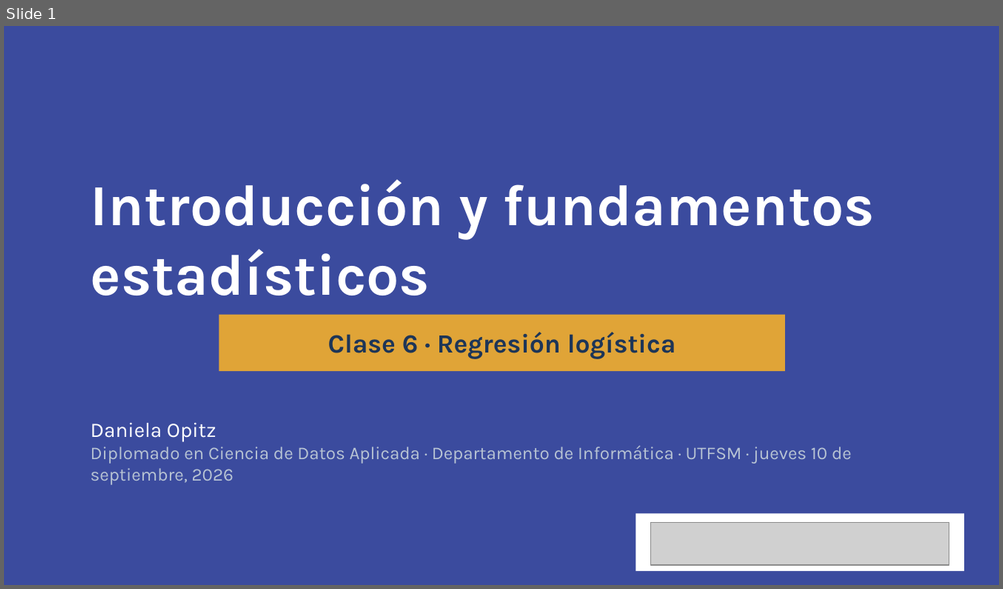
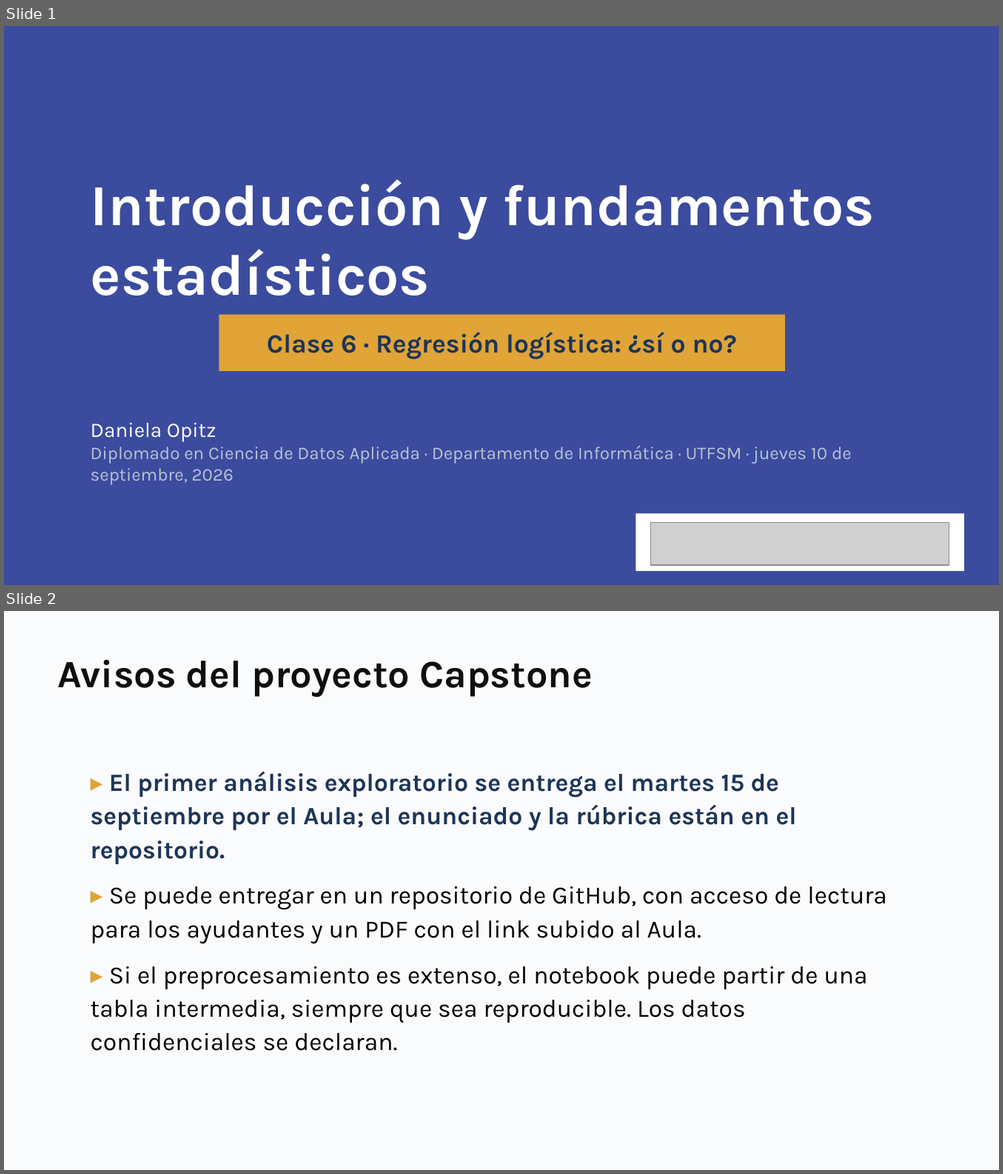
Before and after one commit to daniopitz/diplomado-cdd, a slide deck: presentaciones/clase06_regresion_logistica.pptx. Shown one above the other, each under a label of ours: slide 1 before the commit, slides 1 and 2 after it. The pictures are 1003x589 and 1003x1174 pixels, drawn with LibreOffice and Linux fonts; fonts in the diff are those of the drawing; grey boxes stand for pictures. Boxes give left, top, right and bottom in pixels: in the first picture for what was removed or moved away, otherwise in the second. Text is boxed around its words. In the diff, an @@ line names an element or a change of style, - is before the commit and + after.

```diff
--- a/presentaciones/clase06_regresion_logistica.pptx
+++ b/presentaciones/clase06_regresion_logistica.pptx
@@ slide 2 added at (4, 611, 999, 1170), background #FFFFFF @@
@@ rectangle added at (4, 611, 999, 1170), fill #FAFBFC @@
@@ text added at (57, 659, 592, 696), 28 pt, text #0F0F0F, bold @@
+Avisos del proyecto Capstone
@@ text added at (91, 771, 887, 1051), 18 pt, text #000000 @@
+▸ El primer análisis exploratorio se entrega el martes 15 de septiembre por el Aula; el enunciado y la rúbrica están en el repositorio.
+▸ Se puede entregar en un repositorio de GitHub, con acceso de lectura para los ayudantes y un PDF con el link subido al Aula.
+▸ Si el preprocesamiento es extenso, el notebook puede partir de una tabla intermedia, siempre que sea reproducible. Los datos confidenciales se declaran.
@@ slide 1 changed as well @@
@@ text in rectangle at (267, 332, 737, 359): text changed @@
-Clase 6 · Regresión logística
+Clase 6 · Regresión logística: ¿sí o no?
```
Also in this commit, not shown: 5 other slides changed, 31 other slides added, 5 slides removed, 7 other files.
